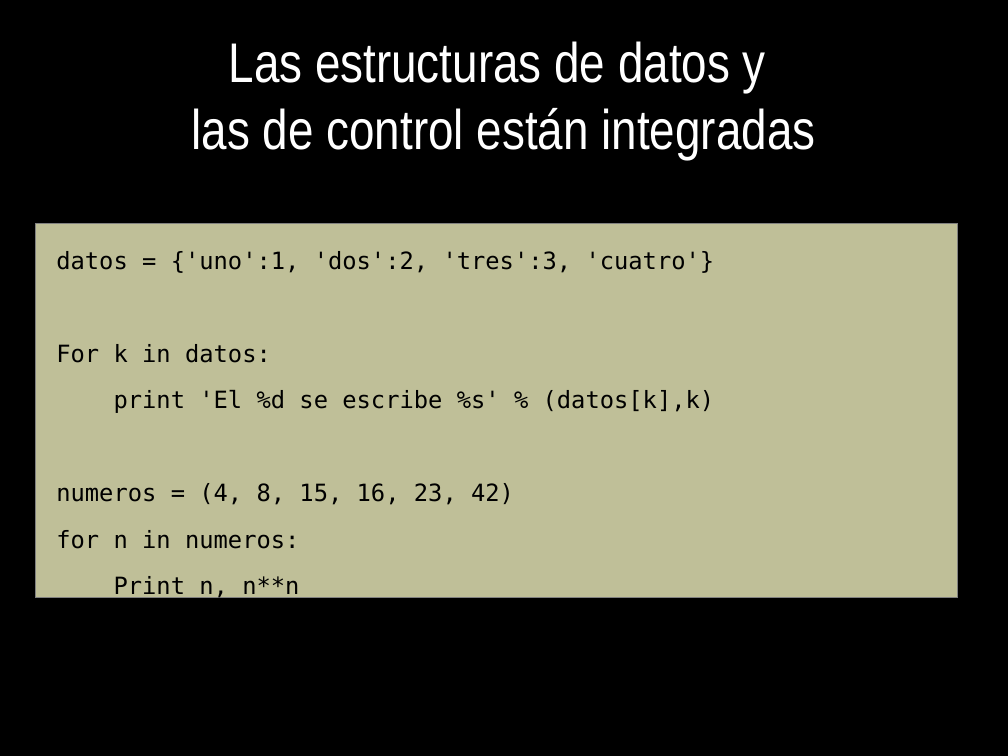
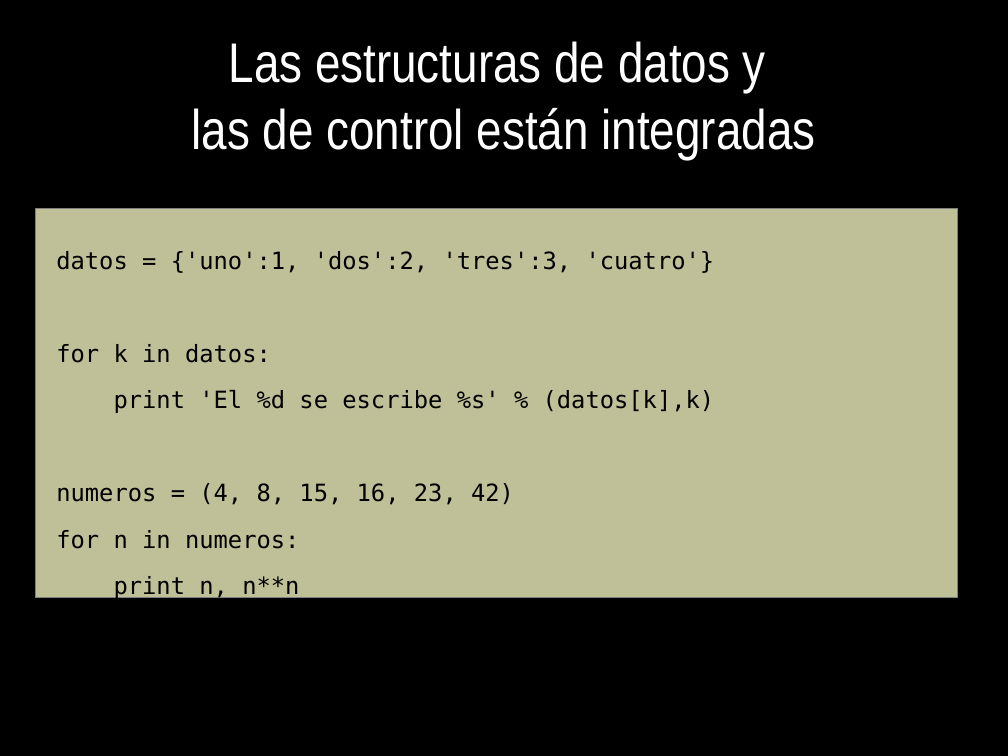
Before and after one commit to euribates/curso-django, a slide deck: slide 12 of presentacion/curso_django.odp. Drawn at 1008x756 pixels with LibreOffice and Linux fonts; fonts in the diff are those of the drawing. Boxes give left, top, right and bottom in pixels: in the first picture for what was removed or moved away, otherwise in the second. Text is boxed around its words. In the diff, an @@ line names an element or a change of style, - is before the commit and + after.

```diff
--- a/presentacion/curso_django.odp
+++ b/presentacion/curso_django.odp
@@ rectangle resized from (x1=36, y1=223, x2=958, y2=597) to (x1=36, y1=209, x2=958, y2=597) @@
@@ text at (x1=56, y1=344, x2=271, y2=363): text changed @@
-For k in datos:
+for k in datos:
@@ text at (x1=114, y1=576, x2=299, y2=601): text changed @@
-Print n, n**n
+print n, n**n
```
Also in this commit, not shown: 16 other slides changed, 2 other files.
